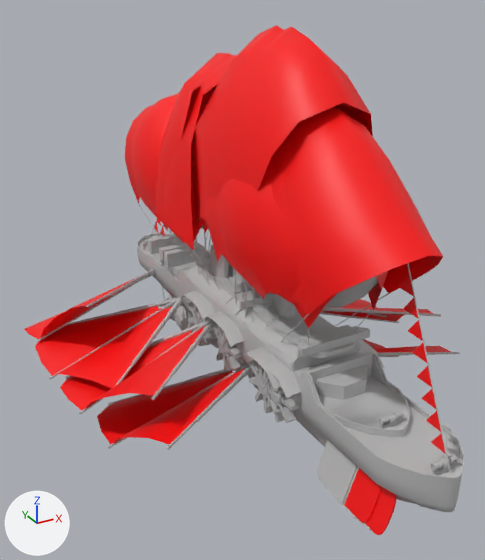
One commit to the FBX model Skyrates/Assets/Resources/Meshes/Ship/ship_merchant_schooner.fbx: the scene before it, then after it.
Both versions are drawn from a 50 mm lens placed at (-13.4, -24.2, 14.0), pointed at (-0.8, -1.3, 2.6). The lights are fixed; the arrows at lower left show +X, +Y and +Z. Where no turn or scale is listed for an object, it has been applied to the vertices.

Objects in the first picture: 'balloons', 'cargo', 'cargo_ship', 'merchant_schooner2', 'merchant_sloop', 'rudders', 'sails', 'wings'.
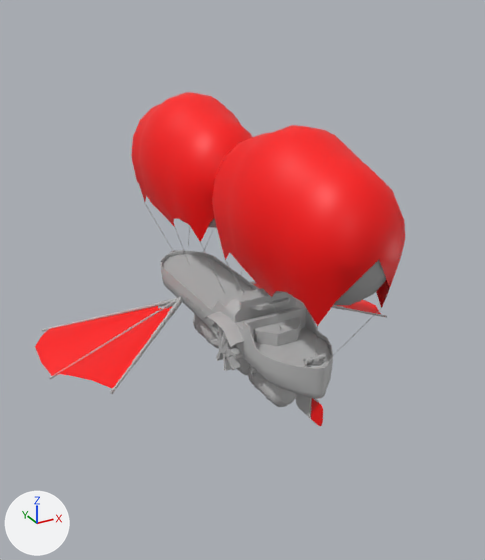
The newer file is also rescaled (x2.752), turned or shifted as a whole; pictures and numbers use the older file's frame.

Where the change shows, as pixel boxes [x1, y1, x2, y2] in the pictures (485 x 560 px; the box of a moved part takes in the faces that stretch with it):
'balloons', reshaped (8% taller): before [125, 93, 389, 345]; after [131, 92, 405, 364]
'sails', deleted (red): before [159, 27, 443, 423]
    faces in mat_lambert2 (red #ff0000): [161, 27, 443, 315]
    faces in mat_lambert1 (grey #bcbcbc): [159, 224, 390, 423]
'cargo_ship', deleted: before [24, 25, 464, 512]
    faces in mat_lambert7 (grey #bcbcbc): [137, 233, 464, 512]
    faces in mat_lambert2 (red #ff0000): [24, 25, 445, 453]
    faces in mat_lambert1 (grey #bcbcbc): [36, 219, 450, 471]
'merchant_sloop', deleted: before [142, 235, 411, 523]
    faces in mat_lambert7 (grey #bcbcbc): [142, 235, 411, 519]
    faces in mat_lambert8 (red #ff0000): [344, 468, 381, 523]
'wings', deleted (red): before [97, 339, 459, 450]
    faces in mat_lambert2 (red #ff0000): [97, 339, 451, 444]
    faces in mat_lambert1 (grey #bcbcbc): [108, 352, 459, 450]
'cargo', deleted: before [148, 234, 210, 275]
'rudders', deleted (red): before [167, 290, 396, 535]
    faces in mat_lambert8 (red #ff0000): [167, 290, 396, 535]
part 1 of me_mesh_009, moved or reshaped: before [125, 93, 205, 243]; after [212, 125, 405, 326]
part 2 of me_mesh_009, moved or reshaped (not visible before): after [334, 260, 386, 305]
part 3 of me_mesh_009, moved or reshaped: before [205, 156, 389, 328]; after [131, 92, 253, 242]
part 4 of me_mesh_009, moved or reshaped: before [324, 276, 378, 308]; after [178, 218, 217, 228]
part 5 of me_mesh_009, moved or reshaped: before [354, 310, 373, 331]; after [145, 203, 174, 252]
part 6 of me_mesh_009, moved or reshaped: before [139, 205, 166, 247]; after [342, 314, 375, 347]

Patch to the scene script:
```diff
--- a/Skyrates/Assets/Resources/Meshes/Ship/ship_merchant_schooner.fbx.py
+++ b/Skyrates/Assets/Resources/Meshes/Ship/ship_merchant_schooner.fbx.py
@@ me_mesh_009 @@
 me_mesh_009.from_pydata(...)  # 702 vertices, 640 faces; spans x -2.7..2.3, y -9.4..9.4, z -2.9..6.0
 # used by ob_balloons; location = (0.1, 0.93, 3.31)
+# me_mesh_009 part 1: the loose piece of 193 vertices spanning x -2.7..2.3, y 0.0..9.4, z -0.5..6.0 is turned -180 degrees about the z axis through the mesh origin
+# me_mesh_009 part 2: the loose piece of 110 vertices spanning x -2.6..2.2, y 0.1..9.3, z -0.3..2.9 is turned -180 degrees about the z axis through the mesh origin
+# me_mesh_009 part 3: the loose piece of 193 vertices spanning x -2.7..2.3, y -9.4..0.0, z -0.5..6.0 is turned -180 degrees about the z axis through the mesh origin
+# me_mesh_009 part 4: the loose piece of 110 vertices spanning x -2.6..2.2, y -9.3..-0.1, z -0.3..2.9 is turned 180 degrees about the z axis through the mesh origin
+# me_mesh_009 part 5: the loose piece of 8 vertices spanning x 0.2..1.3, y -8.2..-6.8, z -2.7..-0.1 is turned -180 degrees about the z axis through the mesh origin
+# me_mesh_009 part 6: the loose piece of 8 vertices spanning x -1.6..-0.4, y 6.5..8.2, z -2.9..-0.1 is turned -180 degrees about the z axis through the mesh origin
 me_mesh_009.materials.append(mat_lambert1)
@@ ob_cargo @@
-ob_cargo = bpy.data.objects.new('cargo', me_mesh_002)
-ob_cargo.location = (-0.08, 6.98, 0.77)
@@ ob_sails @@
-ob_sails = bpy.data.objects.new('sails', me_mesh_005)
-ob_sails.location = (0.0, -0.28, 5.62)
@@ ob_rudders @@
-ob_rudders = bpy.data.objects.new('rudders', me_mesh_001)
-ob_rudders.location = (0.03, -1.21, -1.67)
@@ ob_wings @@
-ob_wings = bpy.data.objects.new('wings', me_mesh_006)
-ob_wings.location = (0.07, -2.24, -2.19)
@@ ob_merchant_sloop @@
-ob_merchant_sloop = bpy.data.objects.new('merchant_sloop', me_mesh_004)
-ob_merchant_sloop.location = (0.03, 0.0, 1.1)
@@ ob_cargo_ship @@
-ob_cargo_ship = bpy.data.objects.new('cargo_ship', me_mesh)
-ob_cargo_ship.location = (0.04, -0.84, 4.7)
```
